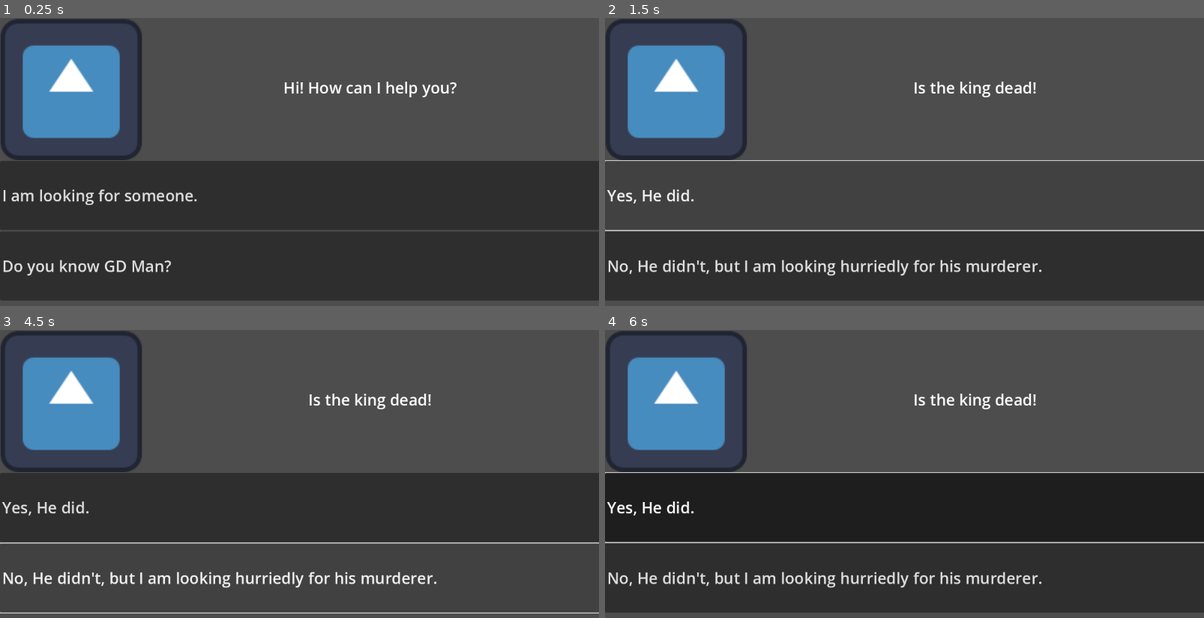
Above: before the commit, frames 1-4 (two rows, left to right).
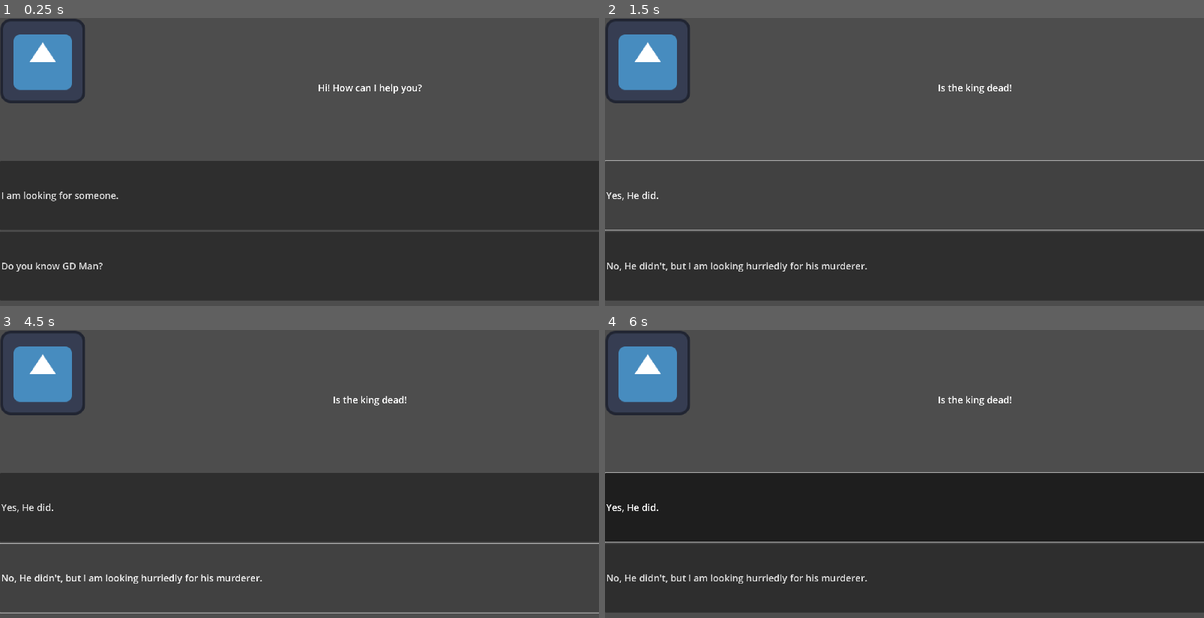
Above: after the commit, the same moments.

Repository: yavuzDev55/han-game
Game: Godot game, scene res://Scenes/dialog.tscn
Same seed, same stepped clock (60 frames per second), same inputs: the game is played once before the commit and once after it. Before the commit the project has no main scene; this scene is started directly in both runs. The engine's default icon, where the game draws it, is replaced by a stand-in: a white triangle on a blue panel in a dark square.
Inputs (mouse positions are in pixels of both pictures, inside the frame that each line leads up to):
- Up to frame 1 (0.25 s): no input
- Up to frame 2 (1.5 s): click "I am looking for someone." at 0.5 s; click "He is a realy mysterious pers…" at 1.25 s
- Up to frame 3 (4.5 s): click "Yes, He did." at 2 s; click "Yes, He did." at 2.75 s; click "Yes, He did." at 3.5 s; click "No, He didn't, but I am looki…" at 4.25 s
- Up to frame 4 (6 s): move the mouse to (1036, 479) at 5.02 s; click (1036, 479) at 5.17 s; tap Enter at 5.75 s; move the mouse to (784, 514) at 5.77 s; click (784, 514) at 5.92 s

The runs differ from the first frame. In frame 1, 8.0% of the frame differs, in the area x 0-77%, y 0-90%; in frame 2, 8.9%; in frame 3, 9.1%, in the area x 0-100%, y 0-99%; in frame 4, 8.9%.
Error before the commit: Invalid access of index '3' on a base object of type: 'Array'. (res://scripts/dialogCode.gd:29)
Error after the commit: Invalid access of index '3' on a base object of type: 'Array'. (res://Scripts/dialogCode.gd:29)

Commit message:
Added the root of TableGrid
-Table Grid Cells
-Table Adding/Deleting
-Chairs

Diff:
--- /dev/null
+++ b/han-game/Prefabs/table_choose_panel.tscn
@@ -0,0 +1,49 @@
+[gd_scene load_steps=2 format=3 uid="uid://xsqf1axbnyn"]
+
+[sub_resource type="StyleBoxFlat" id="StyleBoxFlat_c1okc"]
+bg_color = Color(0.57402, 0.477221, 0.12656, 1)
+
+[node name="TableChoosePanel" type="Panel"]
+anchors_preset = 8
+anchor_left = 0.5
+anchor_top = 0.5
+anchor_right = 0.5
+anchor_bottom = 0.5
+offset_left = -20.0
+offset_top = -20.0
+offset_right = 280.0
+offset_bottom = 130.0
+grow_horizontal = 2
+grow_vertical = 2
+pivot_offset = Vector2(150, 75)
+theme_override_styles/panel = SubResource("StyleBoxFlat_c1okc")
+
+[node name="TableSprite" type="TextureRect" parent="."]
+layout_mode = 0
+offset_left = 25.0
+offset_top = 25.0
+offset_right = 125.0
+offset_bottom = 125.0
+stretch_mode = 5
+
+[node name="TableName" type="Label" parent="."]
+layout_mode = 0
+offset_left = 125.0
+offset_top = 25.0
+offset_right = 275.0
+offset_bottom = 50.0
+
+[node name="TableCount" type="Label" parent="."]
+layout_mode = 0
+offset_left = 245.0
+offset_top = 75.0
+offset_right = 295.0
+offset_bottom = 145.0
+
+[node name="Button" type="Button" parent="."]
+layout_mode = 1
+anchors_preset = 15
+anchor_right = 1.0
+anchor_bottom = 1.0
+grow_horizontal = 2
+grow_vertical = 2
--- /dev/null
+++ b/han-game/Prefabs/table_grid_cell.tscn
@@ -0,0 +1,68 @@
+[gd_scene load_steps=7 format=3 uid="uid://cxbcy082y3lpt"]
+
+[ext_resource type="Script" uid="uid://kcen74bl45s5" path="res://Scripts/Han/table_grid_cell.gd" id="1_iy7bq"]
+[ext_resource type="Texture2D" uid="uid://dsoccy2u5ngbs" path="res://Assets/gridtile2.png" id="2_gnm48"]
+[ext_resource type="Script" uid="uid://clk4ksqclwtpl" path="res://Scripts/Han/chair_controller.gd" id="3_drbnx"]
+[ext_resource type="Texture2D" uid="uid://bwxny1r1voos4" path="res://Assets/Tables/chairV.png" id="4_qbvt3"]
+[ext_resource type="Texture2D" uid="uid://c4amomtuxeanb" path="res://Assets/Tables/chairH.png" id="5_tm7rf"]
+
+[sub_resource type="RectangleShape2D" id="RectangleShape2D_s0eia"]
+size = Vector2(16, 16)
+
+[node name="TableGridCell" type="Node2D" node_paths=PackedStringArray("chairControllers")]
+script = ExtResource("1_iy7bq")
+chairControllers = [NodePath("Chairs/ChairControllerTop"), NodePath("Chairs/ChairControllerRight"), NodePath("Chairs/ChairControllerBottom"), NodePath("Chairs/ChairControllerLeft")]
+
+[node name="Sprite2D" type="Sprite2D" parent="."]
+z_index = -50
+texture = ExtResource("2_gnm48")
+
+[node name="Area2D" type="Area2D" parent="."]
+
+[node name="CollisionShape2D" type="CollisionShape2D" parent="Area2D"]
+shape = SubResource("RectangleShape2D_s0eia")
+
+[node name="Chairs" type="Node2D" parent="."]
+
+[node name="ChairControllerTop" type="Node2D" parent="Chairs"]
+position = Vector2(0, -12)
+script = ExtResource("3_drbnx")
+dir = 1
+
+[node name="Sprite2D" type="Sprite2D" parent="Chairs/ChairControllerTop"]
+texture = ExtResource("4_qbvt3")
+region_enabled = true
+region_rect = Rect2(36, 151, 8, 7)
+
+[node name="ChairControllerRight" type="Node2D" parent="Chairs"]
+position = Vector2(12, 1)
+script = ExtResource("3_drbnx")
+dir = 2
+
+[node name="Sprite2D" type="Sprite2D" parent="Chairs/ChairControllerRight"]
+texture = ExtResource("5_tm7rf")
+region_enabled = true
+region_rect = Rect2(49, 144, 6, 14)
+
+[node name="ChairControllerBottom" type="Node2D" parent="Chairs"]
+position = Vector2(0, 8)
+script = ExtResource("3_drbnx")
+dir = 3
+
+[node name="Sprite2D" type="Sprite2D" parent="Chairs/ChairControllerBottom"]
+texture = ExtResource("4_qbvt3")
+region_enabled = true
+region_rect = Rect2(36, 133, 8, 13)
+
+[node name="ChairControllerLeft" type="Node2D" parent="Chairs"]
+position = Vector2(-12, 0)
+script = ExtResource("3_drbnx")
+dir = 4
+
+[node name="Sprite2D" type="Sprite2D" parent="Chairs/ChairControllerLeft"]
+texture = ExtResource("5_tm7rf")
+region_enabled = true
+region_rect = Rect2(57, 128, 6, 14)
+
+[connection signal="mouse_entered" from="Area2D" to="." method="_on_area_2d_mouse_entered"]
+[connection signal="mouse_exited" from="Area2D" to="." method="_on_area_2d_mouse_exited"]
--- /dev/null
+++ b/han-game/Prefabs/table_prefab.tscn
@@ -0,0 +1,8 @@
+[gd_scene load_steps=2 format=3 uid="uid://dua6tl0ed2dhp"]
+
+[ext_resource type="Script" uid="uid://b0w720snv5kex" path="res://Scripts/Han/table_controller.gd" id="1_wikt1"]
+
+[node name="TablePrefab" type="Node2D"]
+script = ExtResource("1_wikt1")
+
+[node name="Sprite2D" type="Sprite2D" parent="."]
--- a/han-game/Scenes/dialog.tscn
+++ b/han-game/Scenes/dialog.tscn
@@ -1,7 +1,7 @@
 [gd_scene load_steps=3 format=3 uid="uid://dwx55t06n2r5o"]
 
 [ext_resource type="Texture2D" uid="uid://df6hkb22jyvce" path="res://icon.svg" id="1_ys6lj"]
-[ext_resource type="Script" path="res://scripts/dialogCode.gd" id="2_1rcwq"]
+[ext_resource type="Script" uid="uid://lfyapghapjlu" path="res://Scripts/dialogCode.gd" id="2_1rcwq"]
 
 [node name="Control" type="Control"]
 layout_mode = 3
--- /dev/null
+++ b/han-game/Scenes/han.tscn
@@ -0,0 +1,116 @@
+[gd_scene load_steps=16 format=3 uid="uid://bdlo7p4matm7y"]
+
+[ext_resource type="Script" uid="uid://bjec5gwo7xprr" path="res://Scripts/Han/table_grid_manager.gd" id="1_rhard"]
+[ext_resource type="PackedScene" uid="uid://cxbcy082y3lpt" path="res://Prefabs/table_grid_cell.tscn" id="2_gchrw"]
+[ext_resource type="PackedScene" uid="uid://dua6tl0ed2dhp" path="res://Prefabs/table_prefab.tscn" id="3_lxy3d"]
+[ext_resource type="Script" uid="uid://dyr4q4h3gs72f" path="res://Scripts/Han/table_panel_controller.gd" id="4_ahag2"]
+[ext_resource type="Script" uid="uid://biein40uco1v8" path="res://Scripts/Han/table_data.gd" id="5_hr8mw"]
+[ext_resource type="Texture2D" uid="uid://due67vlkg1jat" path="res://Assets/Tables/table1-1.png" id="6_nfwd0"]
+[ext_resource type="Texture2D" uid="uid://d2ix81x3vu2ar" path="res://Assets/Tables/table2-1.png" id="7_vlviy"]
+[ext_resource type="Texture2D" uid="uid://cx5pewmlt1me8" path="res://Assets/Tables/table1-2.png" id="8_lolq6"]
+[ext_resource type="Texture2D" uid="uid://dhvn7ni6vcyfn" path="res://Assets/Tables/table2-2.png" id="9_t6tm0"]
+[ext_resource type="PackedScene" uid="uid://xsqf1axbnyn" path="res://Prefabs/table_choose_panel.tscn" id="10_agao5"]
+
+[sub_resource type="Resource" id="Resource_buihx"]
+script = ExtResource("5_hr8mw")
+tableWidth = 1
+tableHeight = 1
+tableName = "1-1"
+tableSprite = ExtResource("6_nfwd0")
+tableCount = 1
+metadata/_custom_type_script = "uid://biein40uco1v8"
+
+[sub_resource type="Resource" id="Resource_q7e1f"]
+script = ExtResource("5_hr8mw")
+tableWidth = 2
+tableHeight = 1
+tableName = "2-1"
+tableSprite = ExtResource("7_vlviy")
+tableCount = 1
+metadata/_custom_type_script = "uid://biein40uco1v8"
+
+[sub_resource type="Resource" id="Resource_s6dw5"]
+script = ExtResource("5_hr8mw")
+tableWidth = 1
+tableHeight = 2
+tableName = "1-2"
+tableSprite = ExtResource("8_lolq6")
+tableCount = 1
+metadata/_custom_type_script = "uid://biein40uco1v8"
+
+[sub_resource type="Resource" id="Resource_ijttr"]
+script = ExtResource("5_hr8mw")
+tableWidth = 2
+tableHeight = 2
+tableName = "2-2"
+tableSprite = ExtResource("9_t6tm0")
+tableCount = 1
+metadata/_custom_type_script = "uid://biein40uco1v8"
+
+[sub_resource type="LabelSettings" id="LabelSettings_hokbf"]
+font_size = 24
+
+[node name="Han" type="Node2D"]
+
+[node name="TableGridManager" type="Node2D" parent="."]
+position = Vector2(-82, -1)
+script = ExtResource("1_rhard")
+width = 8
+height = 4
+cellPrefab = ExtResource("2_gchrw")
+tablePrefab = ExtResource("3_lxy3d")
+metadata/_custom_type_script = "uid://bjec5gwo7xprr"
+
+[node name="Camera2D" type="Camera2D" parent="."]
+zoom = Vector2(6.5, 6.5)
+
+[node name="CanvasLayer" type="CanvasLayer" parent="."]
+
+[node name="TablePanel" type="Panel" parent="CanvasLayer" node_paths=PackedStringArray("tablePanels")]
+anchors_preset = -1
+anchor_left = 0.8
+anchor_right = 1.0
+anchor_bottom = 1.0
+script = ExtResource("4_ahag2")
+tablePanels = [NodePath("TableChoosePanel"), NodePath("TableChoosePanel2"), NodePath("TableChoosePanel3"), NodePath("TableChoosePanel4")]
+tableDatas = Array[ExtResource("5_hr8mw")]([SubResource("Resource_buihx"), SubResource("Resource_q7e1f"), SubResource("Resource_s6dw5"), SubResource("Resource_ijttr")])
+
+[node name="Label" type="Label" parent="CanvasLayer/TablePanel"]
+layout_mode = 1
+anchors_preset = 10
+anchor_right = 1.0
+offset_right = 3.05176e-05
+offset_bottom = 50.0
+grow_horizontal = 2
+text = "TablePanel"
+label_settings = SubResource("LabelSettings_hokbf")
+horizontal_alignment = 1
+vertical_alignment = 1
+
+[node name="TableChoosePanel" parent="CanvasLayer/TablePanel" instance=ExtResource("10_agao5")]
+layout_mode = 1
+offset_left = -142.0
+offset_top = -260.0
+offset_right = 158.0
+offset_bottom = -110.0
+
+[node name="TableChoosePanel2" parent="CanvasLayer/TablePanel" instance=ExtResource("10_agao5")]
+layout_mode = 1
+offset_left = -142.0
+offset_top = -91.0
+offset_right = 158.0
+offset_bottom = 59.0
+
+[node name="TableChoosePanel3" parent="CanvasLayer/TablePanel" instance=ExtResource("10_agao5")]
+layout_mode = 1
+offset_left = -142.0
+offset_top = 81.0
+offset_right = 158.0
+offset_bottom = 231.0
+
+[node name="TableChoosePanel4" parent="CanvasLayer/TablePanel" instance=ExtResource("10_agao5")]
+layout_mode = 1
+offset_left = -142.0
+offset_top = 260.0
+offset_right = 158.0
+offset_bottom = 410.0
--- /dev/null
+++ b/han-game/Scripts/Han/chair_controller.gd
@@ -0,0 +1,12 @@
+extends Node2D
+
+class_name ChairController
+
+@export var isOccupied: bool = false
+#@export var customer: CustomerController
+@export var dir: int #top-1 right-2 down-3 left-4
+
+@export var customerPoint: Transform2D
+
+func _process(_delta: float) -> void:
+	pass
--- /dev/null
+++ b/han-game/Scripts/Han/table_controller.gd
@@ -0,0 +1,12 @@
+extends Node2D
+
+class_name TableController
+
+@export var cells: Array[TableGridCell]
+#@export var customers
+
+var table_sprite: Sprite2D
+
+func attach_props(sprite: Texture2D):
+	table_sprite = get_child(0)
+	table_sprite.texture = sprite
--- /dev/null
+++ b/han-game/Scripts/Han/table_data.gd
@@ -0,0 +1,10 @@
+extends Resource
+
+class_name TableData
+
+@export var tableWidth: int = 2
+@export var tableHeight: int = 2
+@export var tableName: String
+@export var tableSprite: Texture2D
+@export var tablePrefab: PackedScene
+@export var tableCount: int;
--- /dev/null
+++ b/han-game/Scripts/Han/table_grid_cell.gd
@@ -0,0 +1,83 @@
+extends Node2D
+
+class_name TableGridCell
+
+var order_x: int
+var order_y: int
+
+@export var isOccupied: bool
+
+@onready var tile_sprite: Sprite2D = $Sprite2D
+
+@export var chairControllers: Array[ChairController]
+var chairSprites: Array[Sprite2D] = []
+
+@export var mouseIn: bool = false
+
+@export var table: TableController =  null
+
+func _ready():
+	for chair in chairControllers:
+		var sprite = chair.get_child(0) as Sprite2D
+		chairSprites.append(sprite)
+
+	HideChair()
+
+	#initally hidden
+	tile_sprite.visible = true
+
+#Attaching cell pos
+func init(x_pos: int, y_pos: int):
+	self.order_x = x_pos
+	self.order_y = y_pos
+
+func EditSortingOrderOfChairs():
+	if(table == null): return
+	chairControllers[0].z_index = table.z_index - 1; #top
+	chairControllers[1].z_index = table.z_index - 1; #right
+	chairControllers[2].z_index = table.z_index + 2; #down
+	chairControllers[3].z_index = table.z_index - 1; #left
+
+	pass
+
+func HideChair():
+	for controller in chairControllers:
+		controller.set_process(false)
+
+	for sprite in chairSprites:
+		sprite.visible = false
+
+func show_proper_chairs(occupancies: Array[bool]):
+	if isOccupied == false:
+		HideChair()
+		return
+
+	var i = 0
+	for chairSprite in chairSprites:
+		chairSprite.visible = !occupancies[i]
+		i += 1
+	i = 0
+	for chairController in chairControllers:
+		chairController.set_process(!occupancies[i])
+		i += 1
+
+	EditSortingOrderOfChairs()
+
+
+func _input(event: InputEvent) -> void:
+	if event is InputEventMouseButton and event.pressed and event.button_index == MOUSE_BUTTON_LEFT:
+		if mouseIn:
+			TableGridManager.instance.on_grid_cell_clicked(order_x, order_y)
+
+	if event is InputEventMouseButton and event.pressed and event.button_index == MOUSE_BUTTON_RIGHT:
+		if mouseIn && isOccupied:
+			TableGridManager.instance.delete_table(table)
+
+func _on_area_2d_mouse_entered() -> void:
+	mouseIn = true
+	TableGridManager.instance.draw_table_preview(Vector2(order_x, order_y))
+
+
+func _on_area_2d_mouse_exited() -> void:
+	mouseIn = false
+	TableGridManager.instance.delete_table_preview(Vector2(order_x, order_y))
--- /dev/null
+++ b/han-game/Scripts/Han/table_grid_manager.gd
@@ -0,0 +1,152 @@
+extends Node2D
+
+class_name TableGridManager
+
+#Singleton Instance
+static var instance: TableGridManager
+
+#@export var isActive: bool = false
+
+const pixel: int = 16
+
+#Grid
+@export var width: int = 10
+@export var height: int = 10
+@export var cellPrefab: PackedScene
+var grid: Array = []
+
+var pixelSize: int = 16
+
+#Table and
+var chosenTableData: TableData
+var previewTable: TableController
+
+#Layers
+@export var defaultLayer: int
+@export var gridLayer: int
+@export var tableLayer: int
+
+@export var tablePrefab: PackedScene
+
+func _ready():
+	if instance == null:
+		instance = self
+
+	generate_grid()
+
+func generate_grid():
+	grid.clear()
+	for x in range(width):
+		var row = []
+		for y in range(height):
+			var cell = cellPrefab.instantiate()
+			cell.z_index = -10
+			cell.position = Vector2(x * pixelSize, y * pixelSize)
+			add_child(cell)
+			var cell_script = cell
+			cell_script.init(x,y)
+			row.append(cell_script)
+		grid.append(row)
+
+
+func on_grid_cell_clicked(order_x: int, order_y: int):
+	var order: Vector2 = Vector2(order_x, order_y)
+	var size: Vector2 = Vector2(chosenTableData.tableWidth, chosenTableData.tableHeight)
+	if can_place_table(order, size):
+		place_table_at(order, size)
+
+func can_place_table(order: Vector2, size: Vector2) -> bool:
+	for dx in range(size.x):
+		for dy in range(size.y):
+			var checkX: int = order.x + dx
+			var checkY: int = order.y + dy
+
+			if checkX >= width || checkY >=height:
+				return false
+
+			if grid[checkX][checkY].isOccupied:
+				return false
+
+	return true
+
+func place_table_at(order: Vector2, size: Vector2):
+	var cellsUnderTable: Array[TableGridCell]
+	for dx in range(size.x):
+		for dy in range(size.y):
+			var px: int = order.x + dx
+			var py: int = order.y+ dy
+
+			var cell = grid[px][py]
+			cellsUnderTable.append(cell)
+
+	var worldPos: Vector2 = Vector2((order.x * pixelSize) + ((size.x - 1) * .5 * pixelSize), (order.y * pixelSize)  + ((size.y - 1) * .5 * pixelSize))
+
+	var table =  tablePrefab.instantiate()
+	add_child(table)
+	table.z_index = 5 * (order.y + 1)
+	table.position = worldPos
+	var tableController: TableController = table as TableController
+	tableController.attach_props(chosenTableData.tableSprite)
+	table.cells = cellsUnderTable
+	for cell in cellsUnderTable:
+		cell.table = table
+		cell.isOccupied = true
+		cell.HideChair()
+
+	choose_proper_chairs()
+
+func delete_table(table: TableController):
+	var cells: Array[TableGridCell] = table.cells
+	for cell in cells:
+		cell.isOccupied = false
+		cell.table = null
+		cell.HideChair()
+
+	table.queue_free()
+
+	choose_proper_chairs()
+
+func draw_table_preview(order: Vector2):
+	var size: Vector2 = Vector2(chosenTableData.tableWidth, chosenTableData.tableHeight)
+	var worldPos: Vector2 = Vector2((order.x * pixelSize) + ((size.x - 1) * .5 * pixelSize), (order.y * pixelSize)  + ((size.y - 1) * .5 * pixelSize))
+	if can_place_table(order, size) == false:
+		delete_table_preview(order)
+		return
+
+	if previewTable == null:
+		previewTable = tablePrefab.instantiate()
+		add_child(previewTable)
+		previewTable.z_index = 5 * (order.y + 1)
+		previewTable.attach_props(chosenTableData.tableSprite)
+		var sprite2D: Sprite2D = previewTable.get_child(0)
+		sprite2D.modulate.a = 0.5
+
+	previewTable.cells.clear()
+	previewTable.cells.append(grid[order.x][order.y])
+	previewTable.position = worldPos
+
+func delete_table_preview(order: Vector2):
+	if previewTable == null:
+		return
+	if previewTable.cells.has(grid[order.x][order.y]):
+		previewTable.queue_free()
+
+func choose_proper_chairs():
+	for dx in range(width):
+		for dy in range(height):
+			var grid: TableGridCell = grid[dx][dy]
+			grid.show_proper_chairs(get_neighbour_occupancy(Vector2(dx, dy)))
+
+func get_neighbour_occupancy(order: Vector2) -> Array[bool]:
+	var occupancies: Array[bool]
+	occupancies.append(order.y - 1 >= 0 && is_cell_occupied(order.x, order.y - 1)) #Up
+	occupancies.append(order.x + 1 < width && is_cell_occupied(order.x + 1, order.y)) #Right
+	occupancies.append(order.y + 1 < height && is_cell_occupied(order.x, order.y + 1)) #Down
+	occupancies.append(order.x - 1 >= 0 && is_cell_occupied(order.x - 1, order.y)) #Left
+
+	return occupancies
+
+func is_cell_occupied(x: int, y: int) -> bool:
+	if x < 0 || x >= width || y < 0 || y >= height:
+		return false
+	return grid[x][y].isOccupied
--- /dev/null
+++ b/han-game/Scripts/Han/table_panel_controller.gd
@@ -0,0 +1,31 @@
+extends Panel
+
+@export var tablePanels: Array[Node] = []
+
+@export var tableDatas: Array[TableData] = []
+@export var chosenTableData: TableData
+
+func _ready():
+	attach_panel_properties()
+	chosenTableData = tableDatas[0]
+	TableGridManager.instance.chosenTableData = chosenTableData
+
+
+func attach_panel_properties():
+	var index := 0
+	for panel in tablePanels:
+		var textureRect: TextureRect = panel.get_child(0) as TextureRect
+		var panelName: Label = panel.get_child(1) as Label
+		var button: Button = panel.get_child(3) as Button
+
+		var tableData: TableData = tableDatas.get(index)
+
+		textureRect.texture = tableData.tableSprite
+		panelName.text = tableData.tableName
+		button.pressed.connect(_on_button_pressed.bind(index))
+
+		index += 1
+
+func _on_button_pressed(button_id):
+	chosenTableData = tableDatas[button_id]
+	TableGridManager.instance.chosenTableData = chosenTableData
--- a/han-game/Scripts/Test.gd
+++ /dev/null
@@ -1,6 +0,0 @@
-extends Node
-
-
-
-var yavuz = 5
-var value := 7
--- a/han-game/project.godot
+++ b/han-game/project.godot
@@ -11,5 +11,16 @@
 [application]
 
 config/name="han-game"
+run/main_scene="uid://bdlo7p4matm7y"
 config/features=PackedStringArray("4.4", "Forward Plus")
 config/icon="res://icon.svg"
+
+[display]
+
+window/size/viewport_width=1920
+window/size/viewport_height=1080
+window/size/mode=3
+
+[rendering]
+
+textures/canvas_textures/default_texture_filter=0
Binary file added: han-game/Assets/Tables/chairH.png
Not shown, added: han-game/Assets/Tables/chairH.png.import
Binary file added: han-game/Assets/Tables/chairV.png
Not shown, added: han-game/Assets/Tables/chairV.png.import
Binary file added: han-game/Assets/Tables/table1-1.png
Not shown, added: han-game/Assets/Tables/table1-1.png.import
Binary file added: han-game/Assets/Tables/table1-2.png
Not shown, added: han-game/Assets/Tables/table1-2.png.import
Binary file added: han-game/Assets/Tables/table2-1.png
Not shown, added: han-game/Assets/Tables/table2-1.png.import
Binary file added: han-game/Assets/Tables/table2-2.png
Not shown, added: han-game/Assets/Tables/table2-2.png.import
(and 8 more such lines)
